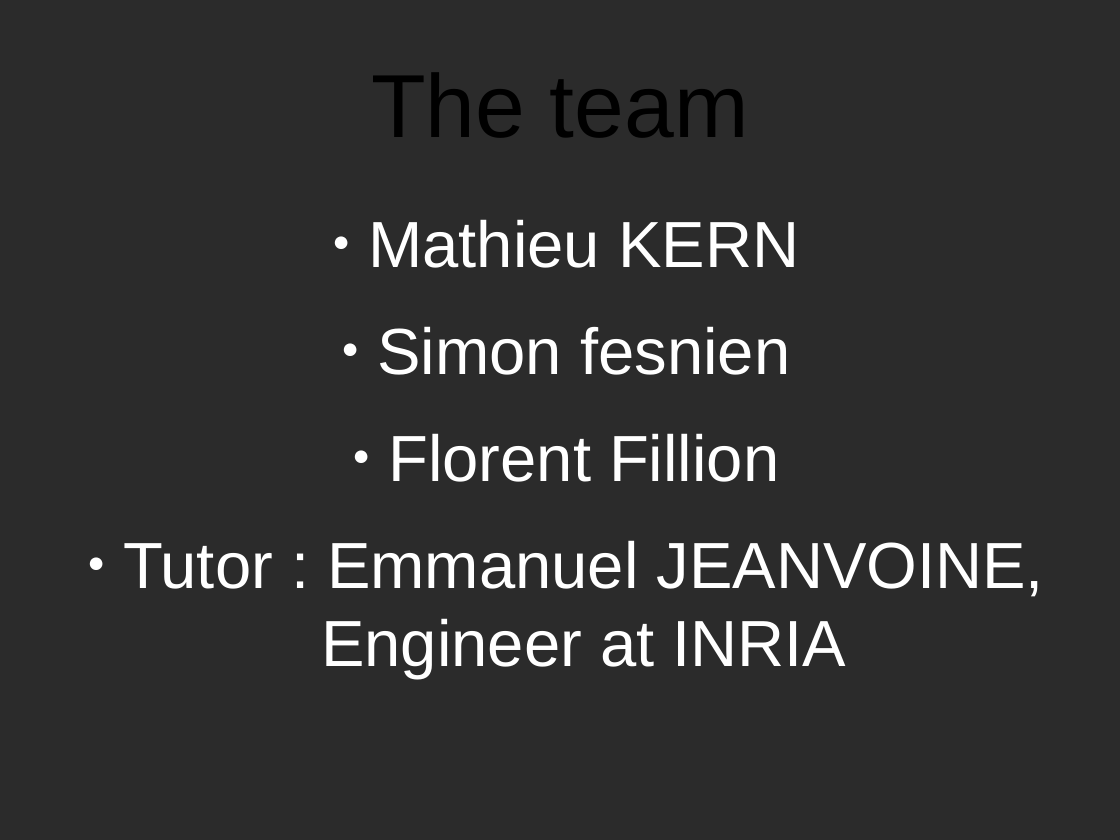
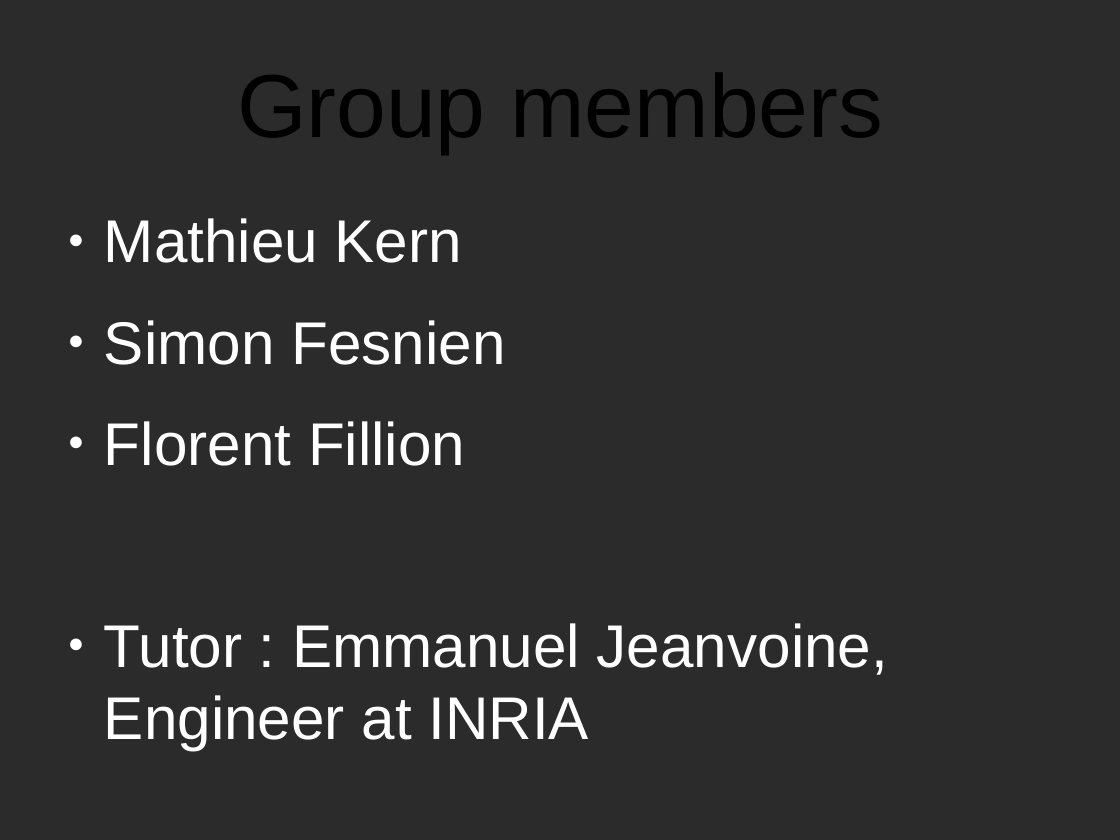
Before and after one commit to CPTmath67/anglais, a slide deck: slide 2 of presentation.odp (slide 3 before the commit). Drawn at 1120x840 pixels with LibreOffice and Linux fonts; fonts in the diff are those of the drawing; background and template pictures are left out; a plain dark background stands for a picture behind light text. Boxes give left, top, right and bottom in pixels: in the first picture for what was removed or moved away, otherwise in the second. Text is boxed around its words. In the diff, an @@ line names an element or a change of style, - is before the commit and + after.

```diff
--- a/presentation.odp
+++ b/presentation.odp
@@ title at box(237, 73, 883, 153): text changed @@
-The team
+Group members
@@ text at box(104, 218, 505, 365): text changed; size 46.2 to 42.7 pt @@
-● Mathieu KERN
-● Simon fesnien
+● Mathieu Kern
+● Simon Fesnien
@@ text at box(104, 421, 465, 466): size 46.2 to 42.7 pt in "Florent Fillion"; alignment centre to left @@
@@ text at box(104, 623, 888, 750): text changed; size 46.2 to 42.7 pt @@
-● Tutor : Emmanuel JEANVOINE, Engineer at INRIA
+● Tutor : Emmanuel Jeanvoine, Engineer at INRIA
```
Also in this commit, not shown: 2 other slides changed.
